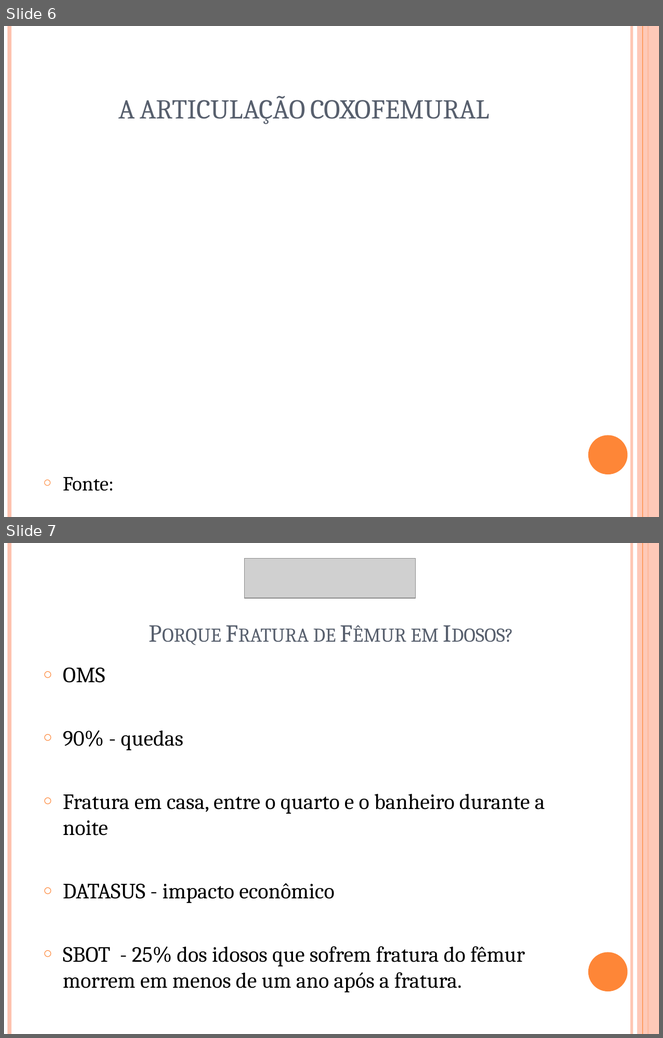
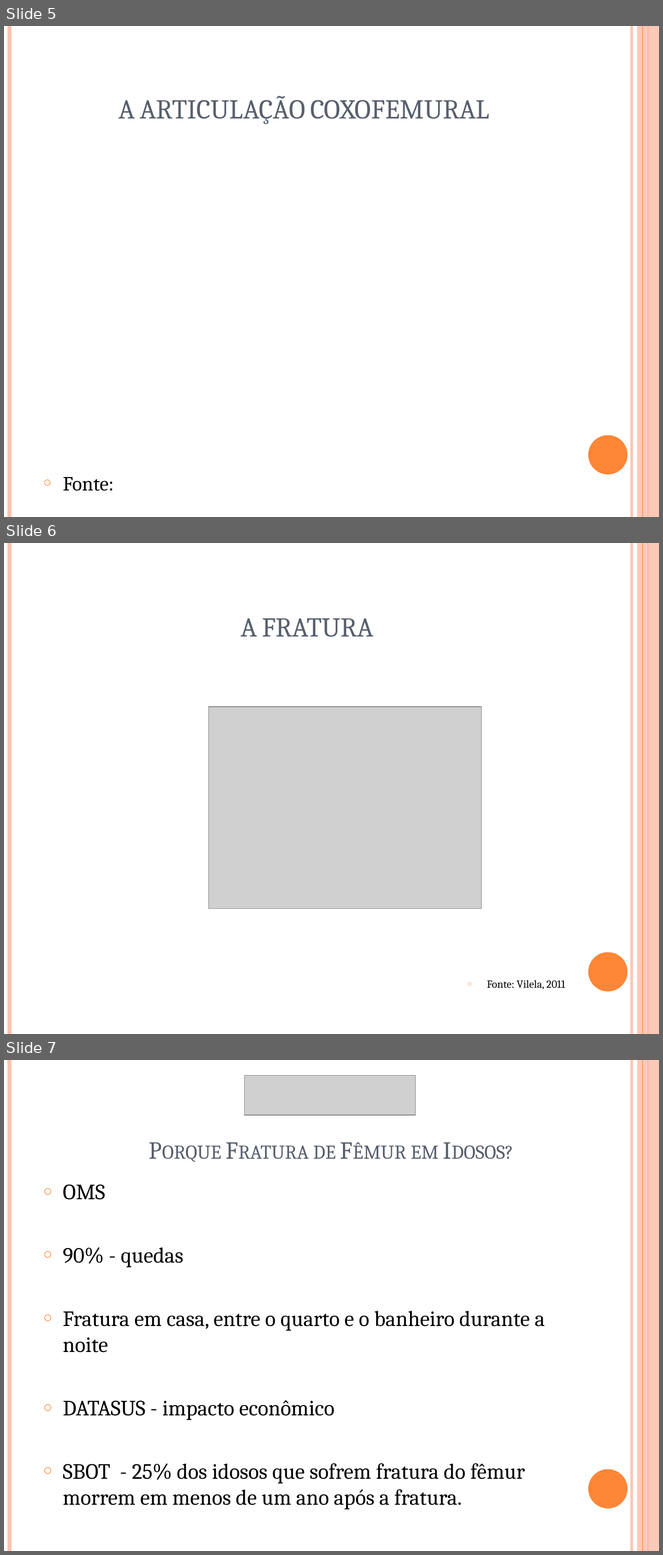
Before and after one commit to rob-nn/fcfi, a slide deck: documentos/EXPERT SINTA PPT.pptx. Shown one above the other, each under a label of ours: slides 6 and 7 before the commit, slides 5, 6 and 7 after it. The pictures are 663x1038 and 663x1555 pixels, drawn with LibreOffice and Linux fonts; fonts in the diff are those of the drawing; grey boxes stand for pictures; background and template pictures are left out. Boxes give left, top, right and bottom in pixels: in the first picture for what was removed or moved away, otherwise in the second. Text is boxed around its words. In the diff, an @@ line names an element or a change of style, - is before the commit and + after.

```diff
--- a/documentos/EXPERT SINTA PPT.pptx
+++ b/documentos/EXPERT SINTA PPT.pptx
@@ slide 6 added at (4, 543, 659, 1034), background #FFFFFF; not listed: 6 template elements that a slide beside it also shows @@
@@ title added at (241, 618, 374, 637), 30 pt, text #575F6D, small capitals @@
+A FRATURA
@@ picture added at (208, 707, 482, 909) @@
@@ text added at (487, 980, 565, 990), 12 pt, text #000000 @@
+○ Fonte: Vilela, 2011
@@ what was slide 6 is now slide 5 @@
```
Also in this commit, not shown: 1 slide changed, 5 other slides added, 2 slides removed, 4 other files.
